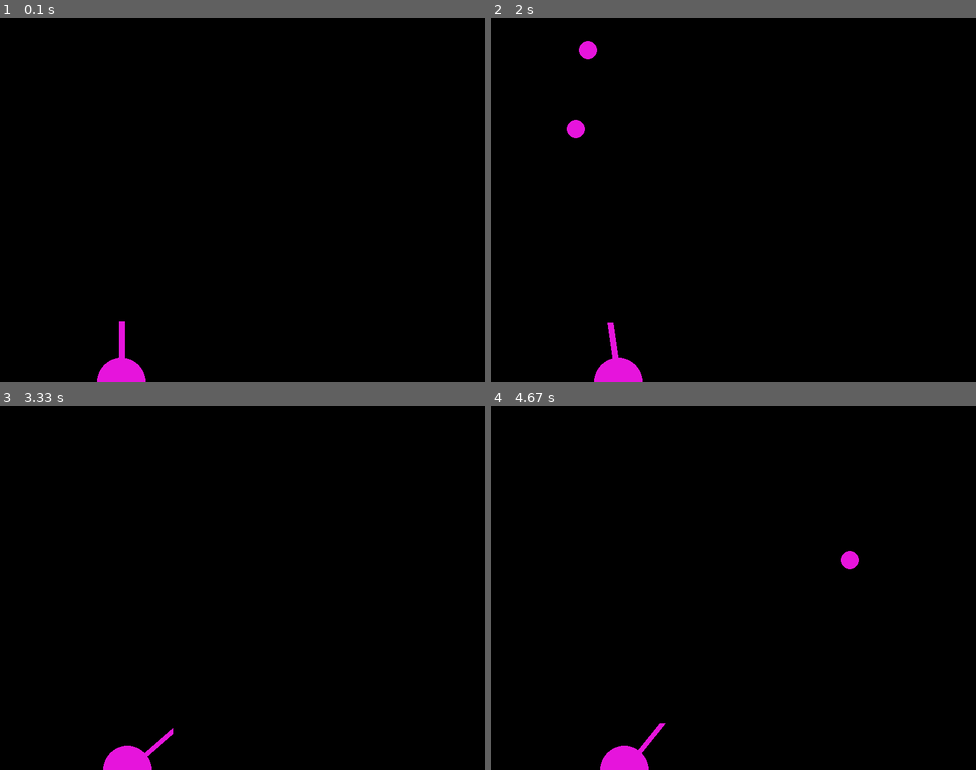
Above: before the commit, frames 1-4 (two rows, left to right).
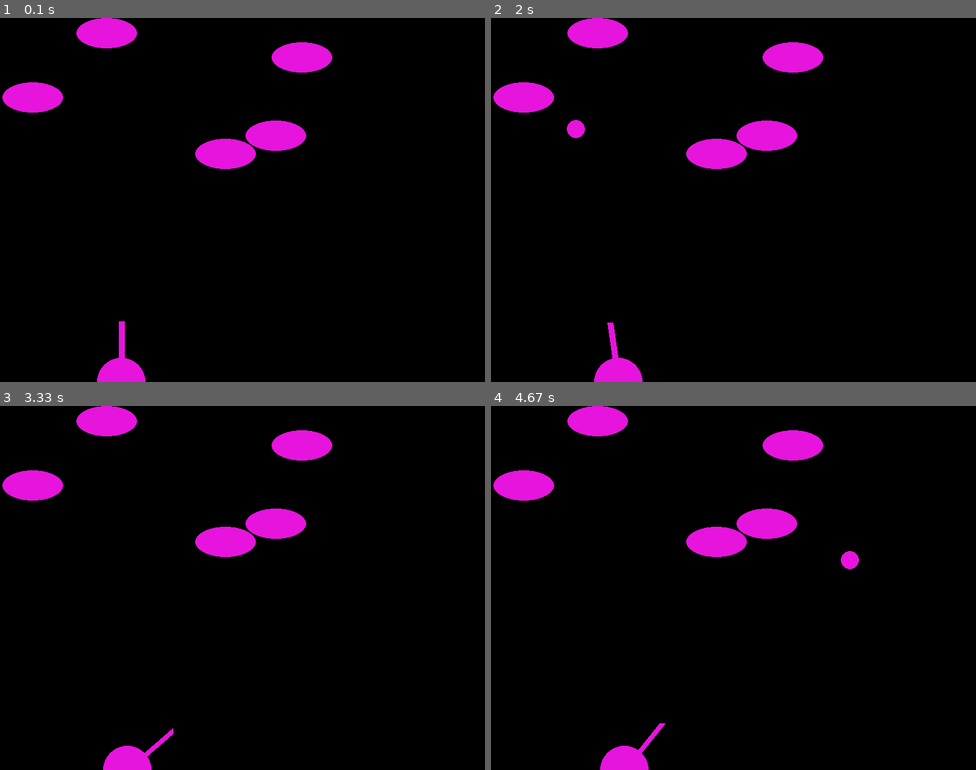
Above: after the commit, the same moments.

Repository: Pleshakova/pygame_projects
Game: pygame game, started from cannon_game/model.py
The game is run twice, just before and just after one commit, with the same random seed, the same clock (stepped at 60 frames per second) and the same inputs.
Inputs (mouse positions are in pixels of both pictures, inside the frame that each line leads up to):
- Up to frame 1 (0.1 s): no input
- Up to frame 2 (2 s): click (733, 200) at 0.4 s; hold Right 0.67-1.13 s; click (888, 189) at 0.77 s; hold Right 1.17-1.63 s; click (617, 203) at 1.27 s; hold Left from 1.67 s (still down); click (583, 145) at 1.77 s
- Up to frame 3 (3.33 s): release Left at 2.2 s; hold Left 2.23-2.63 s; move the mouse to (315, 460) at 2.27 s; click (315, 460) at 2.33 s; hold Right 2.67-3.3 s; click (300, 620) at 2.77 s
- Up to frame 4 (4.67 s): hold Left 3.33-3.8 s; click (743, 464) at 3.43 s; hold Right 3.83-4.3 s; click (558, 577) at 3.93 s; hold Right from 4.33 s (still down); click (738, 624) at 4.43 s

The runs differ from the first frame. In frame 1, 4.1% of the frame differs, in the area x 0-69%, y 0-42%; in frame 2, 4.1%; in frame 3, 4.1%; in frame 4, 4.1%.

Commit message:
Version 3. Can create targets

Diff:
--- a/cannon_game/model.py
+++ b/cannon_game/model.py
@@ -78,7 +78,7 @@
     def fire(self):
         """
         Создает снаряд с присвоедием определенной скорости
-        :return: снаряд
+        :return: экземпляр снаряда
         """
         self.pow = 100
         shell = Shell(coord=self.coord, angle=self.angle)
@@ -108,16 +108,35 @@
     def show(self):
         pygame.draw.circle(screen, color, self.coord, self.standart_radius)
 
+    def is_reached_frame(self):
+        return self.coord[0] <= 0 or self.coord[0] >= width or self.coord[1] <= 0 or self.coord[1] >= height
+
 
 class Target:
-    pass
-
+    target_field_width = width
+    target_field_height = height // 3
+
+    def __init__(self, coord, target_width, target_height):
+        self.coord = coord
+        self.width = target_width
+        self.height = target_height
+        self.fire_angle = math.pi * 3 / 2
+
+    def show(self):
+        pygame.draw.ellipse(screen, color, (self.coord[0], self.coord[1], self.width, self.height))
+
+    def fire(self):
+        """
+        Создает бомбу с передачей собственных координат и с заданным направлением удара
+        :return: экземпляр бомбы
+        """
+        pass
 
 class TargetMove(Target):
     pass
 
 
-class Meteor_rain:
+class Bomb:
     pass
 
 
@@ -148,7 +167,11 @@
 
     def move(self):
         for shell in self.shells:
-            shell.move()
+            if not shell.is_reached_frame():
+                shell.move()
+
+            else:
+                self.shells.remove(shell)
 
     def game_show(self):
         self.cannon.show()
@@ -158,9 +181,14 @@
 
 
 def main():
+    targets = []
+    for i in range(5):
+        targets.append(Target([randint(0, Target.target_field_width), randint(0, Target.target_field_height)], 100, 50))
     mng = GameManager()
     while not mng.finished:
         clock.tick(20)
+        for target in targets:
+            target.show()
         mng.event_handler()
         mng.move()
         mng.game_show()
